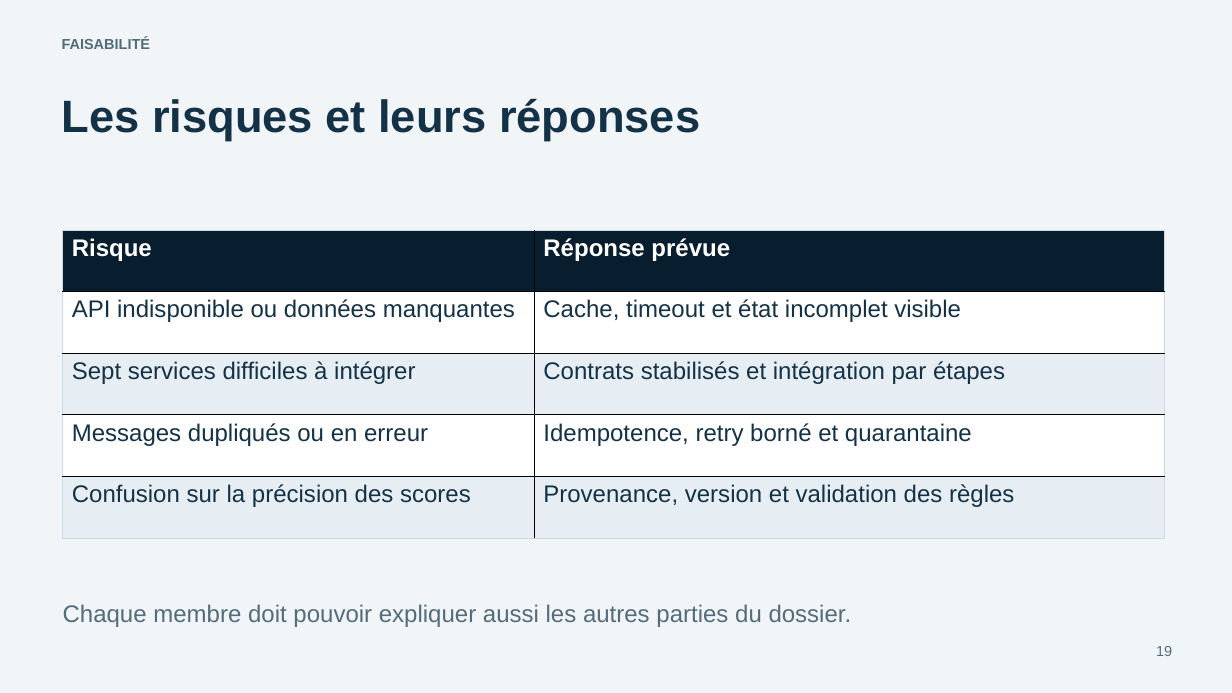
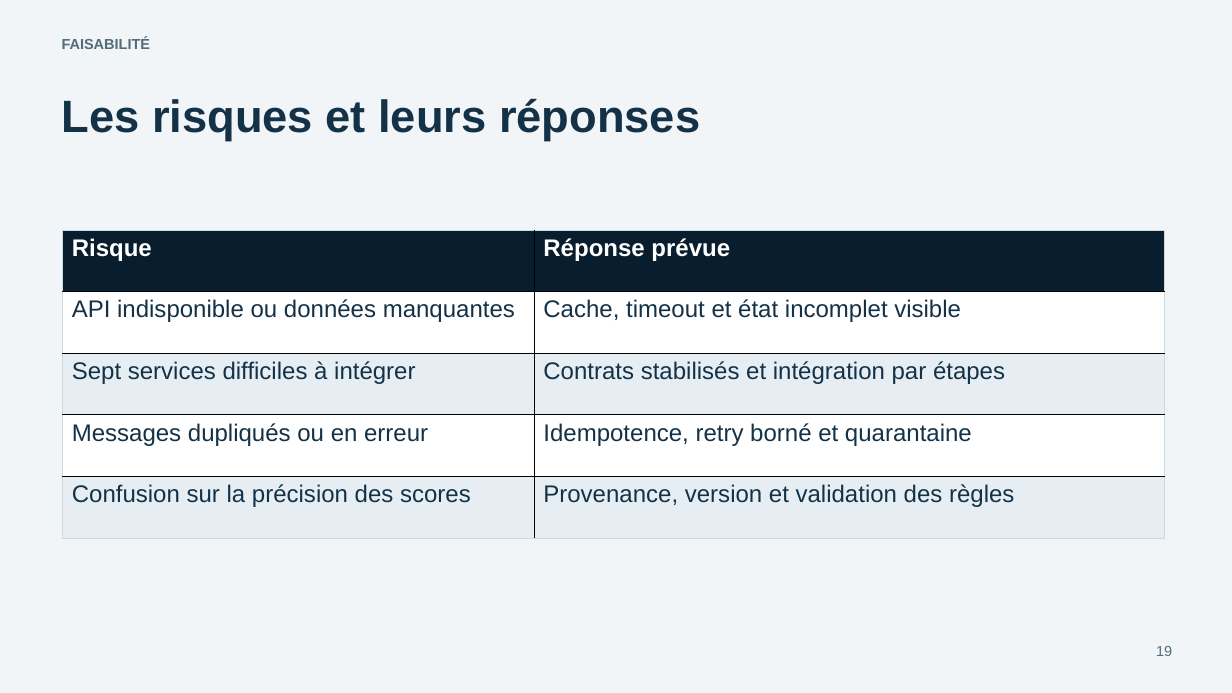
Before and after one commit to sayhi124/MeteoSentinel-AWD, a slide deck: slide 19 of Documentation/Presentation/MeteoSentinel-Validation1.pptx. Drawn at 1232x693 pixels with LibreOffice and Linux fonts; fonts in the diff are those of the drawing. Boxes give left, top, right and bottom in pixels: in the first picture for what was removed or moved away, otherwise in the second. Text is boxed around its words. In the diff, an @@ line names an element or a change of style, - is before the commit and + after.

```diff
--- a/Documentation/Presentation/MeteoSentinel-Validation1.pptx
+++ b/Documentation/Presentation/MeteoSentinel-Validation1.pptx
@@ text removed at (x1=63, y1=604, x2=852, y2=627) @@
-Chaque membre doit pouvoir expliquer aussi les autres parties du dossier.
```
Also in this commit, not shown: 4 other slides changed, 53 other files.
